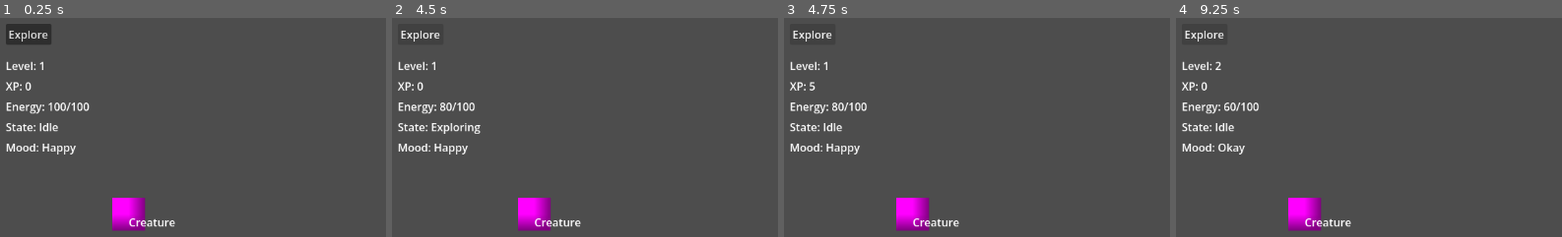
Above: before the commit, frames 1-4 (left to right).
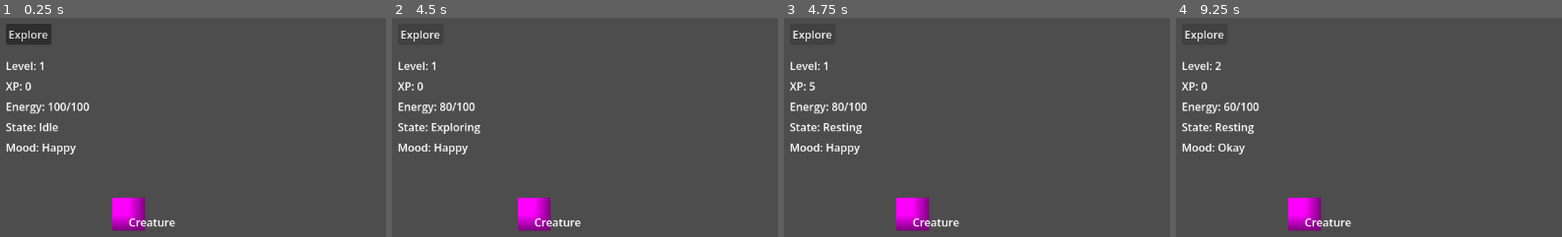
Above: after the commit, the same moments.

Repository: Radhika-15-Agarwal/CreatureGame
Game: Godot game, scene res://scenes/main.tscn
The game is run twice, just before and just after one commit, with the same random seed, the same clock (stepped at 60 frames per second) and the same inputs.
Inputs:
- Up to frame 1 (0.25 s): no input
- Up to frame 2 (4.5 s): click "Explore" at 0.5 s; click "Explore" at 1.25 s; click "Explore" at 2 s; tap Enter at 2.75 s; tap Space at 3.5 s
- Up to frame 3 (4.75 s): no input
- Up to frame 4 (9.25 s): tap Enter at 5, 7.25 s; tap Space at 6.5, 8 s

Frames 1-2 are identical in both runs. In frame 3, 0.2% of the frame differs, in the area x 10-21%, y 47-53%; in frame 4, 0.2%.

Commit message:
Add creature resting state

Diff:
--- a/scripts/creature.gd
+++ b/scripts/creature.gd
@@ -78,3 +78,11 @@
 		return "Okay"
 	else:
 		return "Tired"
+
+func get_state():
+	if exploring:
+		return "Exploring"
+	elif energy < max_energy:
+		return "Resting"
+	else:
+		return "Idle"
--- a/scripts/main.gd
+++ b/scripts/main.gd
@@ -19,10 +19,7 @@
 	level_label.text = "Level: %d" % creature.level
 	xp_label.text = "XP: %d" % creature.xp
 
-	if creature.exploring:
-		state_label.text = "State: Exploring"
-	else:
-		state_label.text = "State: Idle"
+	state_label.text = "State: " + creature.get_state()
 
 	energy_label.text = "Energy: %d/%d" % [
 		int(creature.energy),
